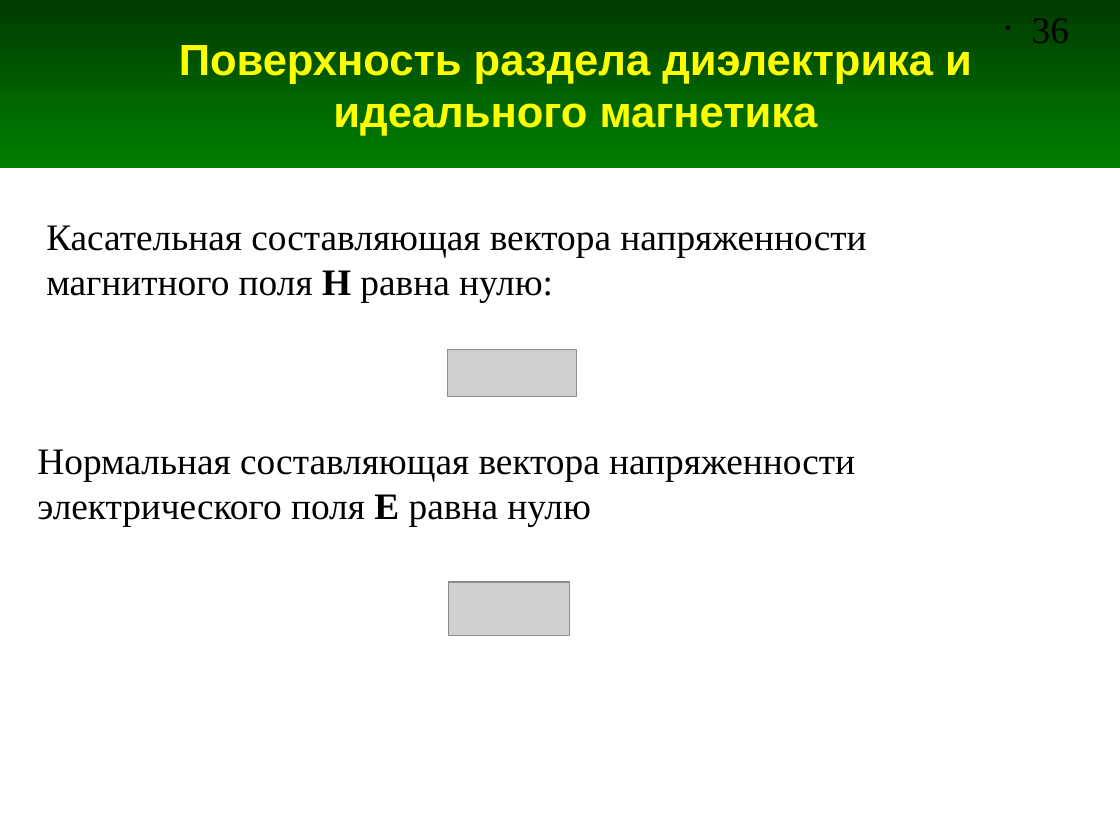
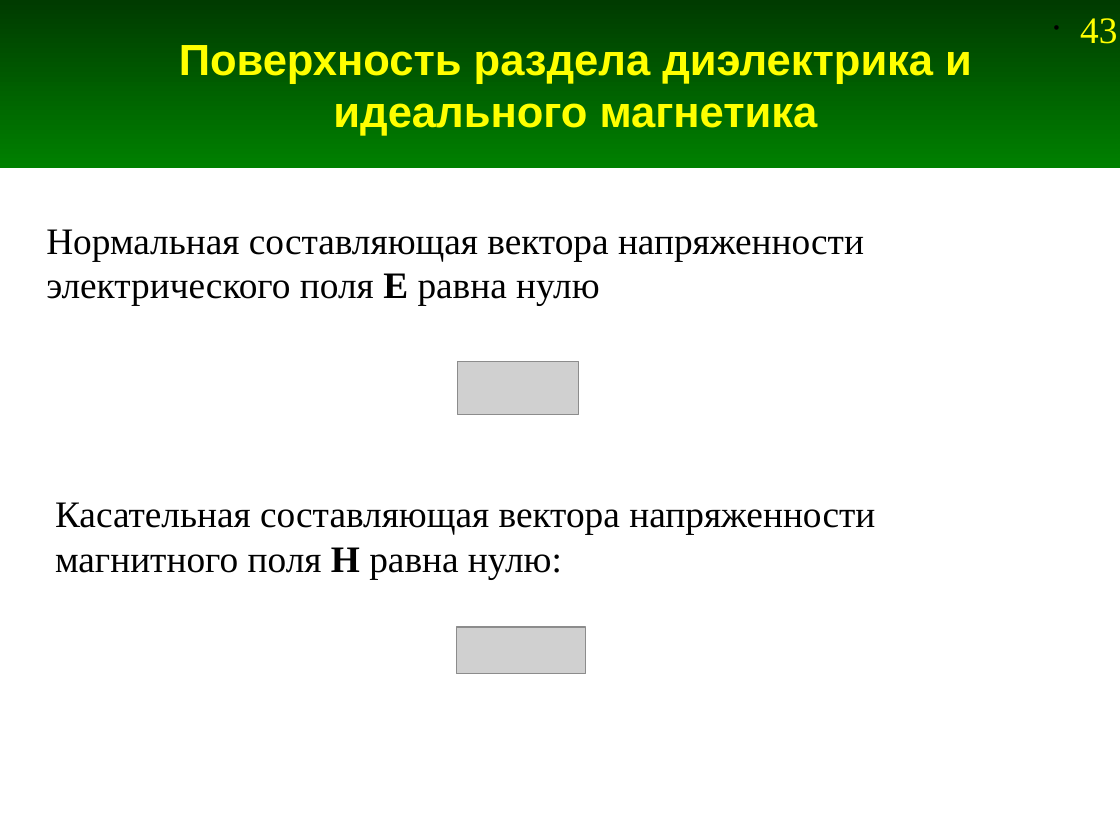
Before and after one commit to andris0147sv/modelling, a slide deck: slide 43 of presentations/1. Problem Statement.odp (slide 36 before the commit). Drawn at 1120x840 pixels with LibreOffice and Linux fonts; fonts in the diff are those of the drawing; grey boxes stand for pictures. Boxes give left, top, right and bottom in pixels: in the first picture for what was removed or moved away, otherwise in the second. Text is boxed around its words. In the diff, an @@ line names an element or a change of style, - is before the commit and + after.

```diff
--- a/presentations/1. Problem Statement.odp
+++ b/presentations/1. Problem Statement.odp
@@ page number removed at bbox=[1032, 18, 1069, 43] @@
-• 36
@@ page number added at bbox=[1080, 18, 1117, 44], 24 pt, text #FFFF00 @@
+• 43
@@ text at bbox=[46, 229, 864, 306]: text changed @@
-Касательная составляющая вектора напряженности магнитного поля H равна нулю:
+Нормальная составляющая вектора напряженности электрического поля E равна нулю
@@ picture: place and size @@
-picture at bbox=[448, 349, 577, 396]
+picture at bbox=[457, 361, 578, 414]
@@ text at bbox=[55, 502, 875, 579]: text changed @@
-Нормальная составляющая вектора напряженности электрического поля E равна нулю
+Касательная составляющая вектора напряженности магнитного поля H равна нулю:
@@ picture: place and size @@
-picture at bbox=[448, 582, 569, 636]
+picture at bbox=[457, 627, 586, 674]
```
Also in this commit, not shown: 42 other slides changed, 7 slides added, 4 other files.
